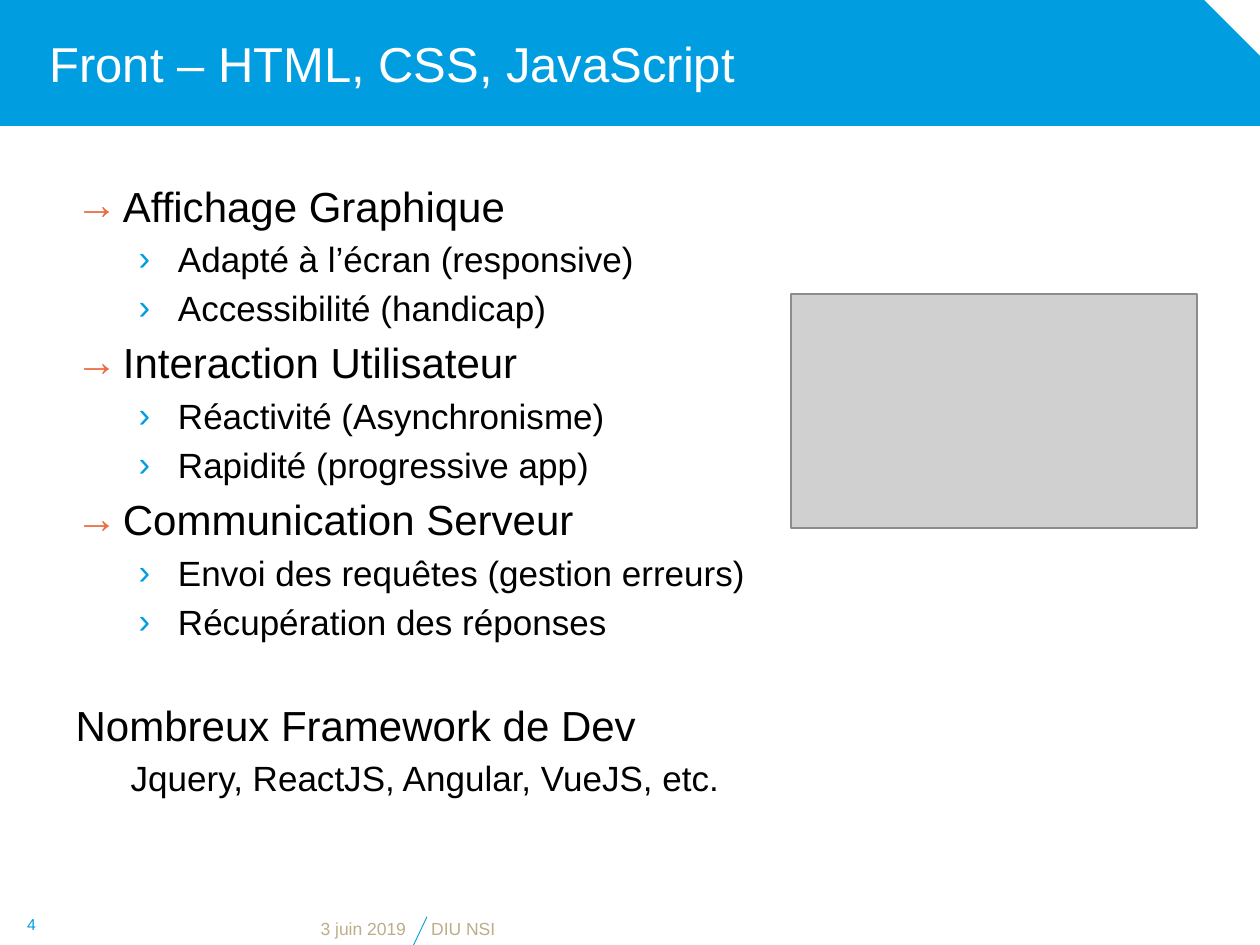
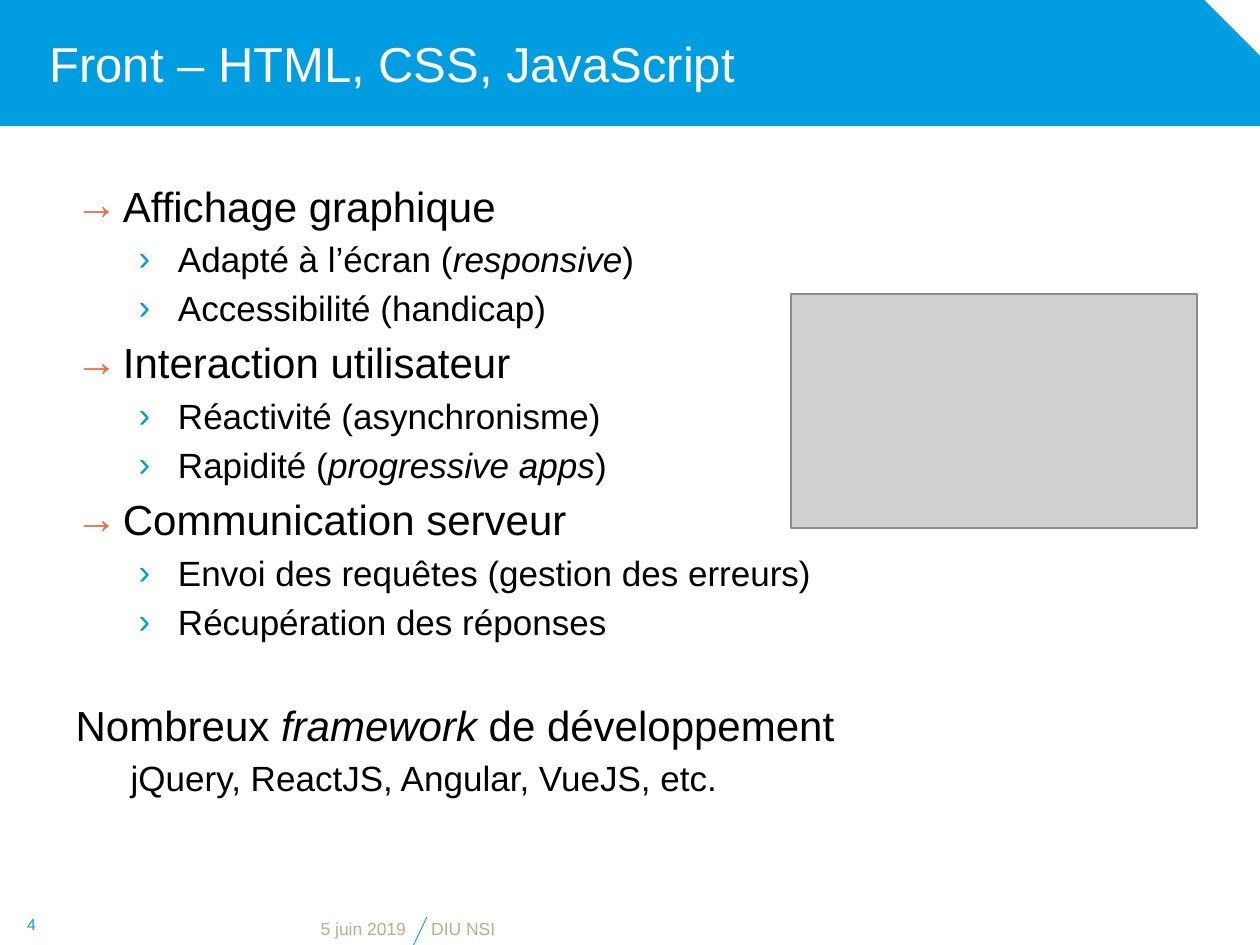
Before and after one commit to diu-uf-bordeaux/bloc1, a slide deck: slide 4 of web/5-Developpement/developpement.pptx. Drawn at 1260x945 pixels with LibreOffice and Linux fonts; fonts in the diff are those of the drawing; grey boxes stand for pictures; background and template pictures are left out. Boxes give left, top, right and bottom in pixels: in the first picture for what was removed or moved away, otherwise in the second. Text is boxed around its words. In the diff, an @@ line names an element or a change of style, - is before the commit and + after.

```diff
--- a/web/5-Developpement/developpement.pptx
+++ b/web/5-Developpement/developpement.pptx
@@ text at <box>123,191,496,230</box>: text changed @@
-→ Affichage Graphique
+→ Affichage graphique
@@ text at <box>178,246,634,279</box>: italic on in "(responsive)" @@
@@ text at <box>123,347,811,592</box>: text changed @@
-→ Interaction Utilisateur
-  › Réactivité (Asynchronisme)
-  › Rapidité (progressive app)
-→ Communication Serveur
-  › Envoi des requêtes (gestion erreurs)
+→ Interaction utilisateur
+  › Réactivité (asynchronisme)
+  › Rapidité (progressive apps)
+→ Communication serveur
+  › Envoi des requêtes (gestion des erreurs)
@@ text at <box>76,710,834,798</box>: text changed @@
-Nombreux Framework de Dev
-  Jquery, ReactJS, Angular, VueJS, etc.
+Nombreux framework de développement
+  jQuery, ReactJS, Angular, VueJS, etc.
@@ text at <box>321,922,406,939</box>: text changed @@
-3 juin 2019
+5 juin 2019
```
Also in this commit, not shown: 6 other slides changed.
